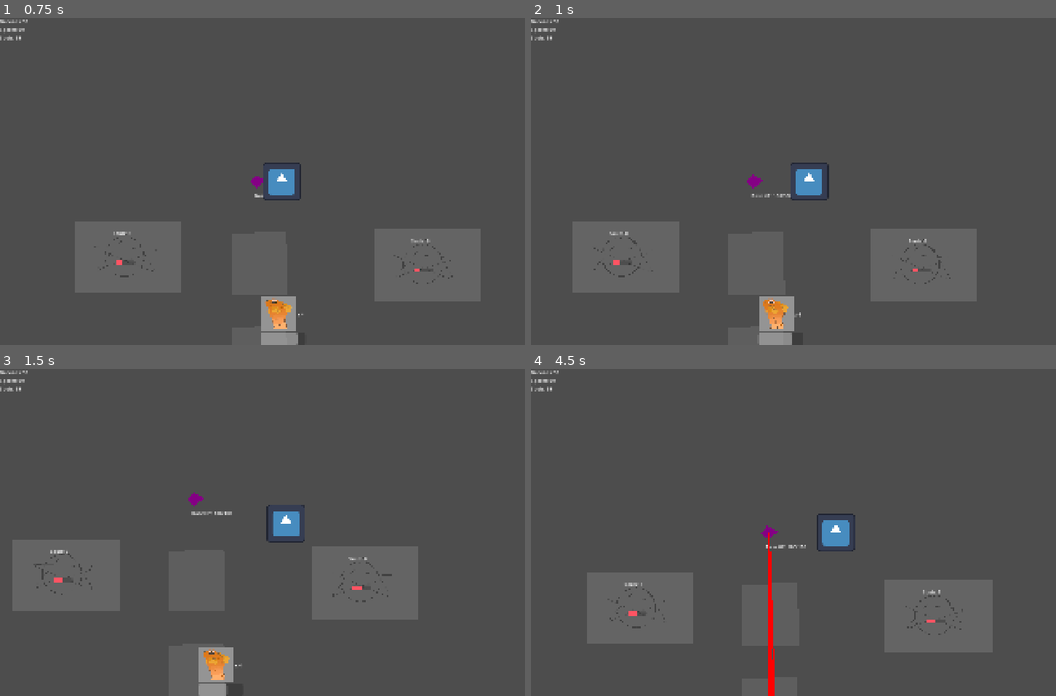
Above: before the commit, frames 1-4 (two rows, left to right).
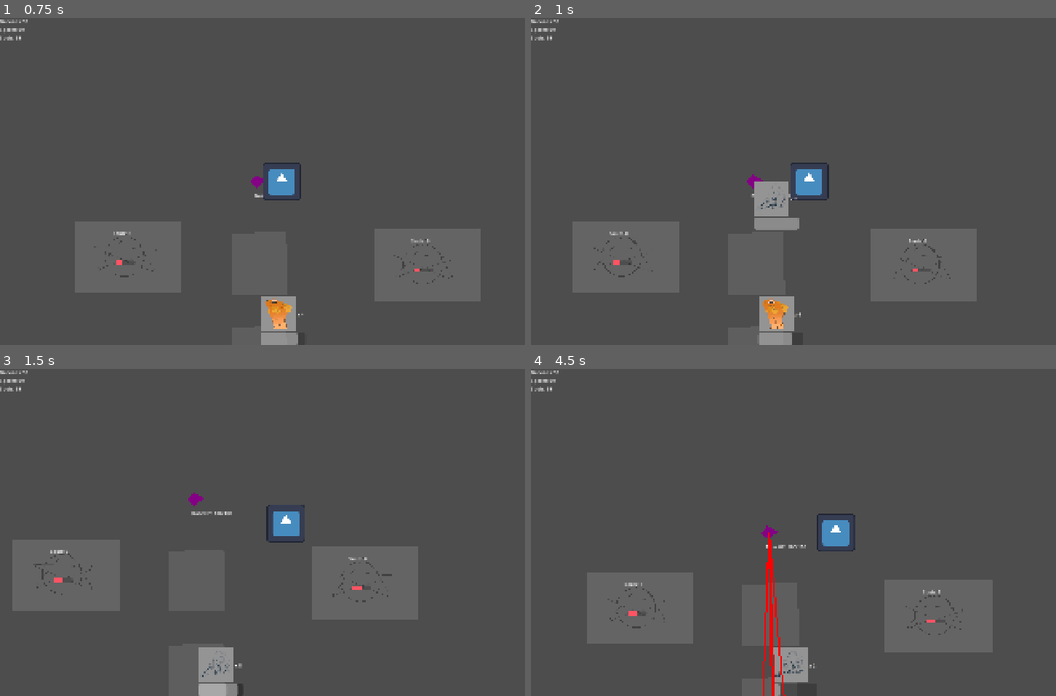
Above: after the commit, the same moments.

Repository: skeeeth/Allstar-Cult-Slip
Game: Godot game, scene res://Source/Level/World/Layouts/alt_world.tscn
The game is run twice, just before and just after one commit, with the same random seed, the same clock (stepped at 60 frames per second) and the same inputs. The engine's default icon, where the game draws it, is replaced by a stand-in: a white triangle on a blue panel in a dark square.
Inputs:
- Up to frame 1 (0.75 s): hold D (right) from 0.53 s (still down); hold 1 (one) from 0.53 s (still down)
- Up to frame 2 (1 s): keep holding D (right); keep holding 1 (one)
- Up to frame 3 (1.5 s): release D (right) at 1.28 s; release 1 (one) at 1.28 s; hold S (down) from 1.28 s (still down); tap E (Interact) at 1.35 s
- Up to frame 4 (4.5 s): tap 1 (one) at 1.55, 3.05, 3.8, 4.35 s; release S (down) at 2.03 s; hold D (right) 2.03-2.78 s; hold 1 (one) 2.03-2.78 s; hold W (up) 2.78-3.53 s; tap 3 (three) at 2.85 s; hold 2 (two) 3.53-4.28 s; hold A (left) from 3.53 s (still down)

Frame 1 is identical in both runs. In frame 2, 1.0% of the frame differs, in the area x 42-52%, y 50-65%; in frame 3, 0.4%; in frame 4, 1.1%, in the area x 44-55%, y 52-100%.

Commit message:
Tower Upgrade Functional

Diff:
--- a/Resources/Towers/Spore Cannon.tres
+++ b/Resources/Towers/Spore Cannon.tres
@@ -2,6 +2,7 @@
 
 [ext_resource type="Script" uid="uid://dlv0kunqio4rh" path="res://Source/Interactable/Towers/TowerData.gd" id="1_6b1dq"]
 [ext_resource type="Texture2D" uid="uid://cpdy45nuskuus" path="res://Assets/CUSTOM PLACEHOLDER/spore_cannon.png" id="2_js56t"]
+[ext_resource type="Resource" uid="uid://dkh5n8jlq88wc" path="res://Resources/Towers/SuperSpore.tres" id="3_g3s0g"]
 
 [resource]
 script = ExtResource("1_6b1dq")
@@ -13,4 +14,5 @@
 trigger_condition = 1
 trigger_time = 0.05
 area_size = 500.0
+upgrade = ExtResource("3_g3s0g")
 metadata/_custom_type_script = "uid://dlv0kunqio4rh"
--- a/Resources/Towers/SuperSpore.tres
+++ b/Resources/Towers/SuperSpore.tres
@@ -8,9 +8,9 @@
 tower_name = "SUPER Spore"
 sprite = ExtResource("2_hgmec")
 cost = Dictionary[String, int]({
-"Spores": 100
+"Spores": 50
 })
 trigger_time = 0.05
 effect_strength = 100.0
-area_size = 666.0
+area_size = 1666.0
 metadata/_custom_type_script = "uid://dlv0kunqio4rh"
--- a/Source/Interactable/Tower Site/Build Info/TowerDisplay.gd
+++ b/Source/Interactable/Tower Site/Build Info/TowerDisplay.gd
@@ -18,7 +18,7 @@
 	var new_display = self_scene.instantiate()
 	return new_display
 
-func dress(data:TowerData):
+func dress(data:TowerData, with_cost:bool = true):
 
 	tower_name.text = data.tower_name
 	attack.text = "Damage: %s" % data.effect_strength
@@ -43,5 +43,4 @@
 	add_theme_stylebox_override("panel",hover_box)
 
 func clear_hover():
-
 	add_theme_stylebox_override("panel", unhover_box)
--- a/Source/Interactable/Tower Site/tower_site.gd
+++ b/Source/Interactable/Tower Site/tower_site.gd
@@ -3,9 +3,12 @@
 
 @onready var interaction_area: Interactable = $"Interaction Area"
 @onready var info_box: HBoxContainer = $"Tower Info"
+#@onready var upgrade_display: HBoxContainer = $"Upgrade Display"
+
 @onready var hover_sprite: Sprite2D = $HoverSprite
 
 var blueprint:TowerData
+var current_tower:Tower
 @export var starting_pool:Array[TowerData]
 static var tower_pool:Array[TowerData]
 static var sites:Array[TowerSite]
@@ -14,7 +17,7 @@
 @export var range_color:Color
 
 func _draw() -> void:
-	if blueprint:
+	if blueprint and hover_sprite.visible:
 		draw_circle(Vector2.ZERO,blueprint.area_size,range_color)
 
 func _ready() -> void:
@@ -41,10 +44,20 @@
 		ResourceManager.spend(type,blueprint.cost[type])
 
 	#if no fail, then a success
+	build()
+	#queue_free()
+
+func build():
+	if current_tower:
+		current_tower.queue_free()
+
 	var new_tower = Tower.create(blueprint)
 	add_child(new_tower)
-	interaction_area.monitoring = false
-	#queue_free()
+	#interaction_area.monitoring = false
+	current_tower = new_tower
+	if blueprint.upgrade:
+		blueprint = blueprint.upgrade
+
 
 func _input(event: InputEvent) -> void:
 	if !info_box.visible:
@@ -72,10 +85,14 @@
 
 func on_enter():
 	info_box.visible = true
+	hover_sprite.visible = true
+	queue_redraw()
 	#if data.te
 
 func on_exit():
 	info_box.visible = false
+	hover_sprite.visible = false
+	queue_redraw()
 
 func create_display(data,index):
 	var new_display = TowerDisplay.create()
--- a/Source/Interactable/Towers/Tower.gd
+++ b/Source/Interactable/Towers/Tower.gd
@@ -23,7 +23,6 @@
 	new_tower.sprite.texture = from_data.sprite
 
 	return new_tower
-
 
 func _on_effect_area_area_entered(area: Area2D) -> void:
 	var parent = area.get_parent()
--- a/Source/Interactable/Towers/TowerData.gd
+++ b/Source/Interactable/Towers/TowerData.gd
@@ -16,3 +16,5 @@
 @export var effect_strength:float = 10
 
 @export var area_size:float
+
+@export var upgrade:TowerData
--- /dev/null
+++ b/Source/Level/UI/Scoring/Scoring.gd
@@ -0,0 +1,10 @@
+extends Node
+
+
+var breakdown:Dictionary[String,float]
+
+func save_data():
+	pass
+
+func add_score(amount:float, category:String):
+	breakdown[category] += amount
--- a/Source/Level/UI/Wave Indicator/wave_indicator.gd
+++ b/Source/Level/UI/Wave Indicator/wave_indicator.gd
@@ -15,9 +15,9 @@
 
 var jitter:float = 100
 
-static func _create(set_delay:float, type:EnemyData,count:int):
+static func _create(set_delay:float, _type:EnemyData,count:int):
 	var new_display = self_scene.instantiate()
-	new_display.type = type
+	new_display.type = _type
 	new_display.quota = count
 	new_display.progress_bar.max_value = set_delay
 	new_display.progress_bar.value = set_delay
--- a/Source/Level/World/Base/base.gd
+++ b/Source/Level/World/Base/base.gd
@@ -1,6 +1,7 @@
 extends Node2D
 class_name Base
 
+@export var loss_enabled:bool = false
 var current_hp:float = 100
 @onready var hp_label: Label = $"HP label"
 
@@ -10,4 +11,14 @@
 	if enemy is Enemy:
 		enemy.take_damage(9999)
 	current_hp -= 10.0
+	if current_hp <= 0 and loss_enabled:
+		end_game()
 	hp_label.text = "Base HP: %s/%s" % [current_hp, 100.0]
+
+
+func end_game():
+	get_tree().reload_current_scene()
+
+func _input(event: InputEvent) -> void:
+	if event.is_action_pressed("debug_r"):
+		end_game()
--- a/Source/Level/World/EnemyInstancer.gd
+++ b/Source/Level/World/EnemyInstancer.gd
@@ -18,6 +18,7 @@
 
 func _ready() -> void:
 	wave_timer.wait_time = next_delay
+	wave_timer.timeout.connect(_on_timer_timeout)
 	determine_wave()
 
 
@@ -35,6 +36,7 @@
 	next_count = floor(count_base * next_type.wave_factor)
 	var indicator:WaveIndicator = WaveIndicator._create(next_delay,next_type,next_count)
 	add_child(indicator)
+	indicator.jitter = scatter_range
 	indicator.camera = camera_2d
 	indicator.display(next_type.sprite,next_count)
 	indicator.home = next_point.position
--- a/Source/Level/World/Layouts/Level Boillerplate.tscn
+++ b/Source/Level/World/Layouts/Level Boillerplate.tscn
@@ -38,7 +38,7 @@
 spawn_points = [NodePath("../Spawn Points/One")]
 
 [node name="Timer" type="Timer" parent="Node" unique_id=1598588193]
-one_shot = true
+autostart = true
 
 [node name="NavigationRegion2D" type="NavigationRegion2D" parent="." unique_id=398621725]
 navigation_polygon = SubResource("NavigationPolygon_sci35")
--- a/project.godot
+++ b/project.godot
@@ -18,6 +18,7 @@
 [autoload]
 
 ResourceManager="*uid://melksjoyp6gk"
+Scoring="*uid://bwkcciuh71w5w"
 
 [display]
 
@@ -80,6 +81,11 @@
 "events": [Object(InputEventKey,"resource_local_to_scene":false,"resource_name":"","device":-1,"window_id":0,"alt_press …(190 unchanged characters)…
 ]
 }
+debug_r={
+"deadzone": 0.2,
+"events": [Object(InputEventKey,"resource_local_to_scene":false,"resource_name":"","device":-1,"window_id":0,"alt_pressed":false,"shift_pressed":true,"ctrl_pressed":false,"meta_pressed":false,"pressed":false,"keycode":0,"physical_keycode":82,"key_label":0,"unicode":82,"location":0,"echo":false,"script":null)
+]
+}
 
 [layer_names]
 
Not shown, added: Source/Level/UI/Scoring/Scoring.gd.uid
